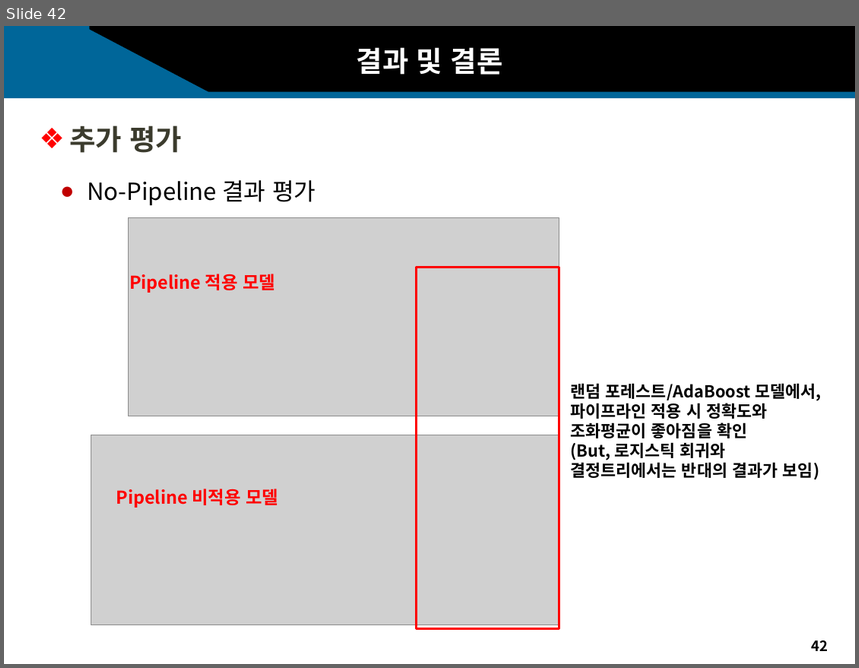
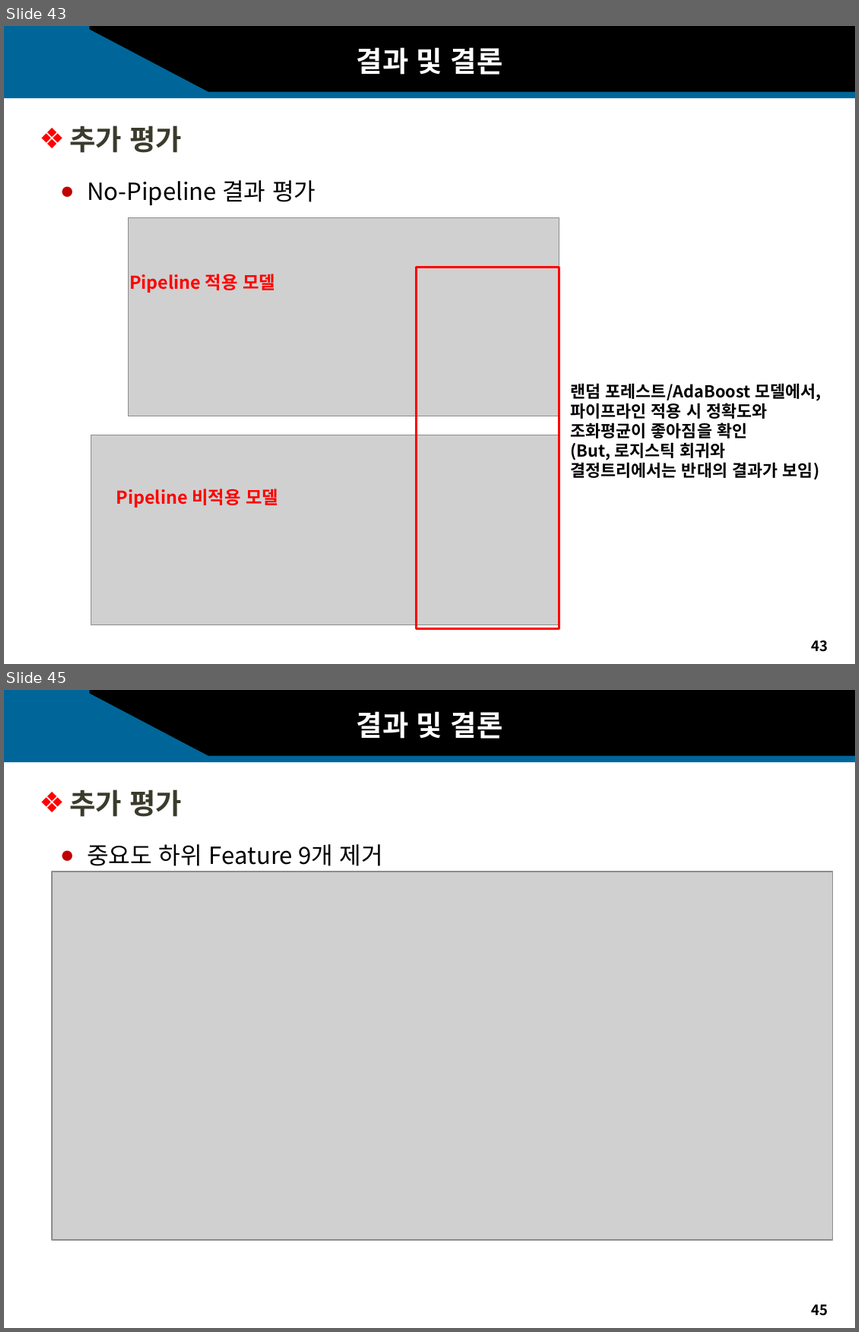
Before and after one commit to sakura09040904/Portfolio, a slide deck: 2. 1학년2학기/1. 어프렌티스 프로젝트/11주차_기말프로젝트/11주차_과제_발표자료.pptx. Shown one above the other, each under a label of ours: slide 42 before the commit, slides 43 and 45 after it; the slides between them are not shown. The pictures are 859x668 and 859x1332 pixels, drawn with LibreOffice and Linux fonts; fonts in the diff are those of the drawing; grey boxes stand for pictures; background and template pictures are left out. Boxes give left, top, right and bottom in pixels: in the first picture for what was removed or moved away, otherwise in the second. Text is boxed around its words. In the diff, an @@ line names an element or a change of style, - is before the commit and + after.

```diff
--- a/2. 1학년2학기/1. 어프렌티스 프로젝트/11주차_기말프로젝트/11주차_과제_발표자료.pptx
+++ b/2. 1학년2학기/1. 어프렌티스 프로젝트/11주차_기말프로젝트/11주차_과제_발표자료.pptx
@@ slide 45 added at (4, 690, 855, 1328), background #FFFFFF; not listed: 5 template elements that a slide beside it also shows @@
@@ text added at (357, 711, 503, 739), 24 pt, text #FFFFFF, bold @@
+결과 및 결론
@@ text added at (69, 790, 182, 817), 24 pt, text #3B3B2D, bold @@
+❖ 추가 평가
@@ text added at (87, 844, 383, 866), 20 pt, text #000000 @@
+● 중요도 하위 Feature 9개 제거
@@ picture added at (52, 872, 833, 1240) @@
@@ what was slide 42 is now slide 43 @@
@@ page number at (811, 641, 828, 652): text changed @@
-42
+43
```
Also in this commit, not shown: 3 slides changed, 2 other slides added, 52 other files.
